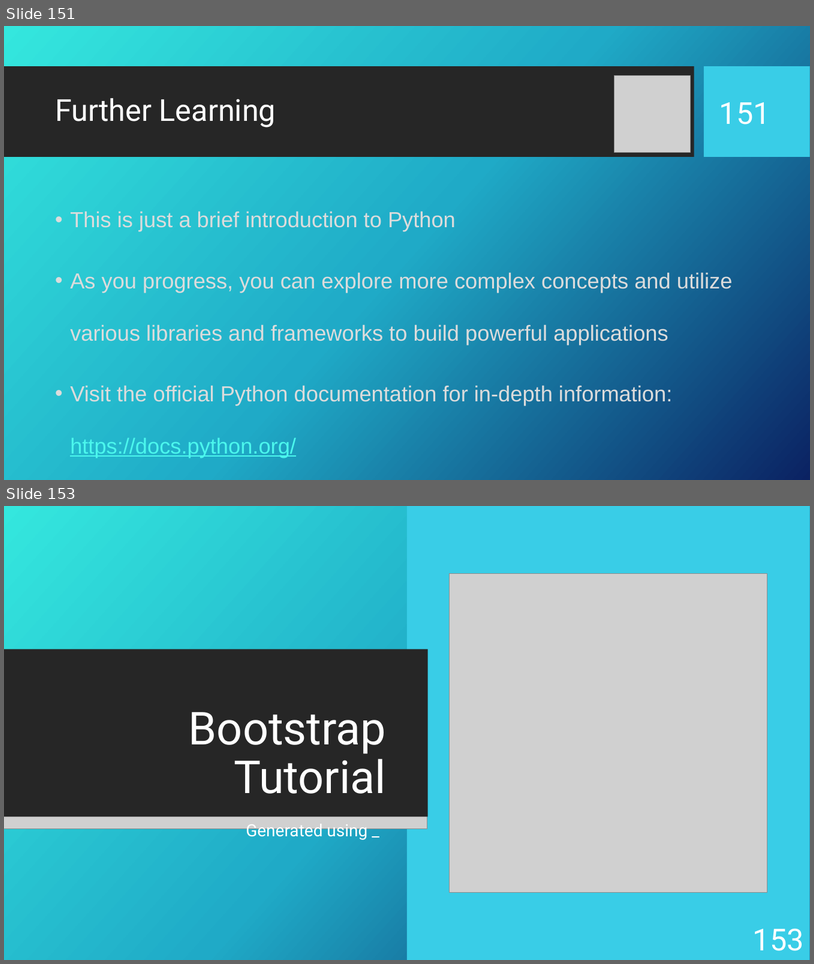
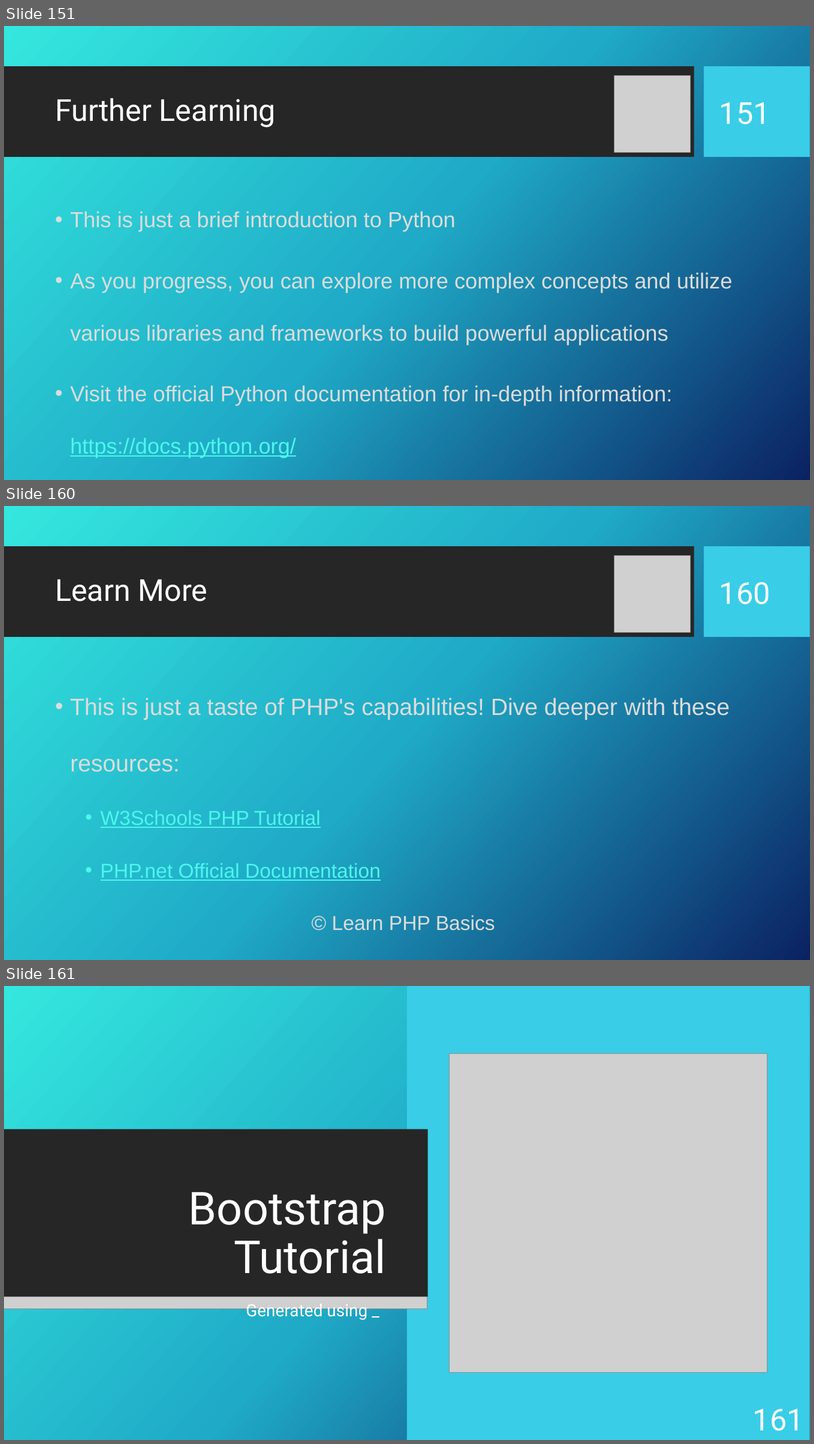
Before and after one commit to KurtAbraham/CS451, a slide deck: CS 451-KAbraham-Internet Technologies Tutorials.pptx. Shown one above the other, each under a label of ours: slides 151 and 153 before the commit, slides 151, 160 and 161 after it; the slides between them are not shown. The pictures are 814x964 and 814x1444 pixels, drawn with LibreOffice and Linux fonts; fonts in the diff are those of the drawing; grey boxes stand for pictures; background and template pictures are left out. Boxes give left, top, right and bottom in pixels: in the first picture for what was removed or moved away, otherwise in the second. Text is boxed around its words. In the diff, an @@ line names an element or a change of style, - is before the commit and + after.

```diff
--- a/CS 451-KAbraham-Internet Technologies Tutorials.pptx
+++ b/CS 451-KAbraham-Internet Technologies Tutorials.pptx
@@ slide 160 added at <box>4,506,810,960</box>, background picture (left out); not listed: 2 template elements that a slide beside it also shows @@
@@ picture added at <box>614,556,690,632</box> @@
@@ title added at <box>55,579,208,601</box>, 36 pt, text #FFFFFF @@
+Learn More
@@ page number added at <box>720,582,771,604</box>, 36 pt, text #FFFFFF @@
+160
@@ text added at <box>70,697,730,930</box>, 28 pt, text #DCDCDC @@
+• This is just a taste of PHP's capabilities! Dive deeper with these resources:
+  • W3Schools PHP Tutorial
+  • PHP.net Official Documentation
+  © Learn PHP Basics
@@ what was slide 153 is now slide 161 @@
@@ page number at <box>753,1408,804,1431</box>: text changed @@
-153
+161
```
Also in this commit, not shown: 2 slides changed, 7 other slides added.
